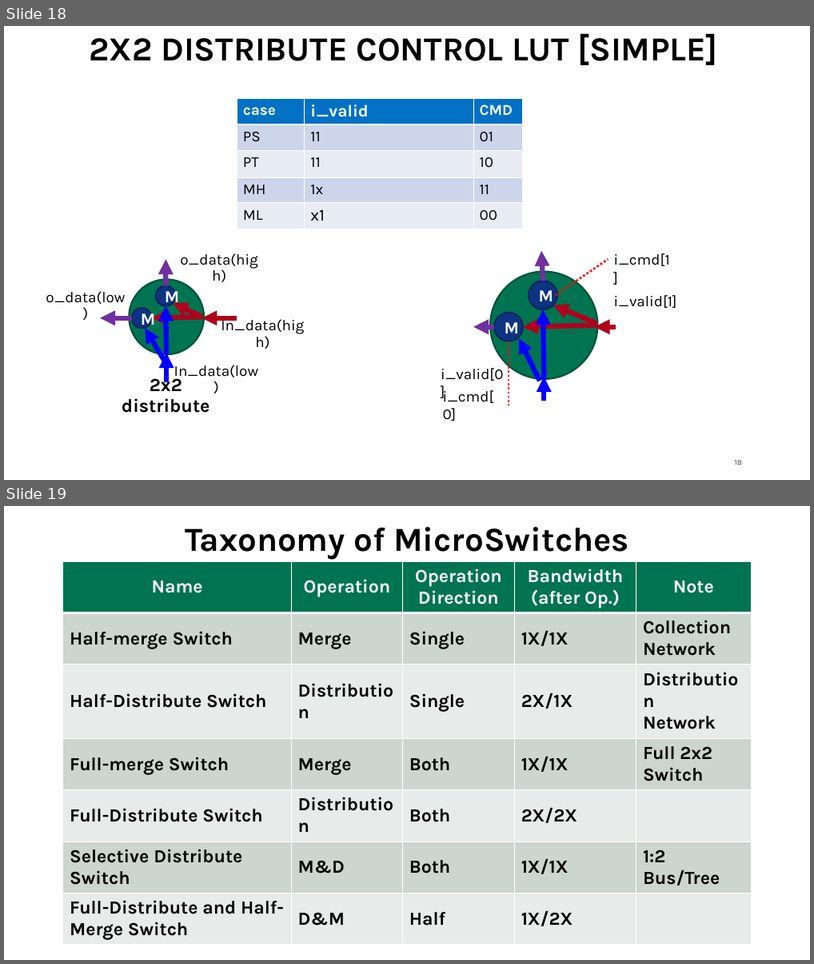
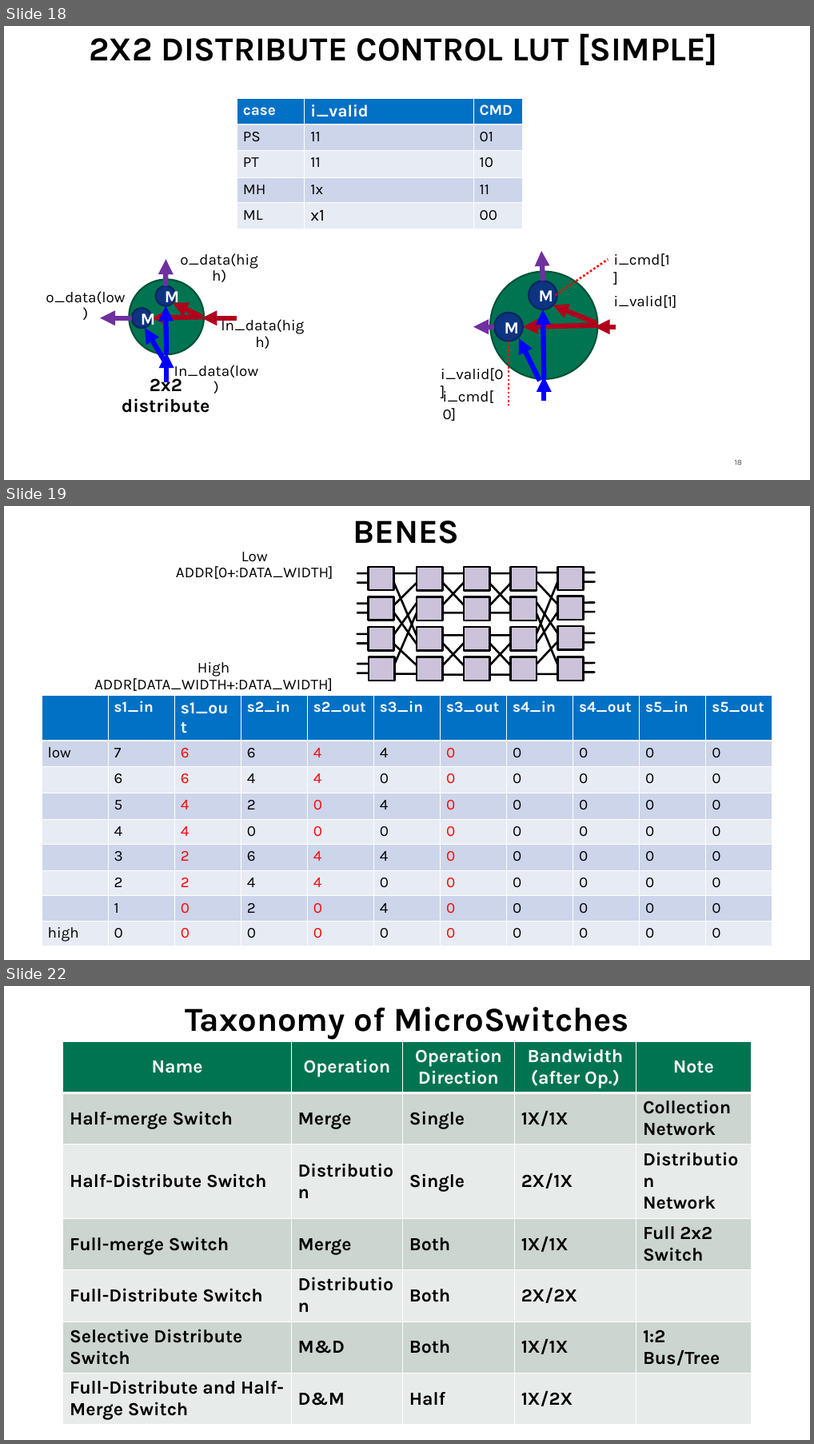
Before and after one commit to georgia-tech-synergy-lab/AcceleratorNoC, a slide deck: microswitch.pptx. Shown one above the other, each under a label of ours: slides 18 and 19 before the commit, slides 18, 19 and 22 after it; the slides between them are not shown. The pictures are 814x964 and 814x1444 pixels, drawn with LibreOffice and Linux fonts; fonts in the diff are those of the drawing. Boxes give left, top, right and bottom in pixels: in the first picture for what was removed or moved away, otherwise in the second. Text is boxed around its words. In the diff, an @@ line names an element or a change of style, - is before the commit and + after.

```diff
--- a/microswitch.pptx
+++ b/microswitch.pptx
@@ slide 19 added at box(4, 506, 810, 960), background #FFFFFF @@
@@ title added at box(354, 520, 460, 544), 40 pt, text #000000, bold @@
+BENES
@@ text added at box(176, 552, 334, 579), 18 pt, text #000000 @@
+Low ADDR[0+:DATA_WIDTH]
@@ text added at box(94, 662, 333, 691), 18 pt, text #000000 @@
+High ADDR[DATA_WIDTH+:DATA_WIDTH]
@@ group added at box(358, 567, 595, 681): 48 lines, 40 rectangles @@
@@ table added at box(42, 695, 774, 960), 9 rows, 11 columns @@
+ | s1_in | s1_out | s2_in | s2_out | s3_in | s3_out | s4_in | s4_out | s5_in | s5_out
+low | 7 | 6 | 6 | 4 | 4 | 0 | 0 | 0 | 0 | 0
+ | 6 | 6 | 4 | 4 | 0 | 0 | 0 | 0 | 0 | 0
+ | 5 | 4 | 2 | 0 | 4 | 0 | 0 | 0 | 0 | 0
+ | 4 | 4 | 0 | 0 | 0 | 0 | 0 | 0 | 0 | 0
+ | 3 | 2 | 6 | 4 | 4 | 0 | 0 | 0 | 0 | 0
+ | 2 | 2 | 4 | 4 | 0 | 0 | 0 | 0 | 0 | 0
+ | 1 | 0 | 2 | 0 | 4 | 0 | 0 | 0 | 0 | 0
+high | 0 | 0 | 0 | 0 | 0 | 0 | 0 | 0 | 0 | 0
@@ what was slide 19 is now slide 22 @@
```
Also in this commit, not shown: 2 other slides added, 3 other files.
